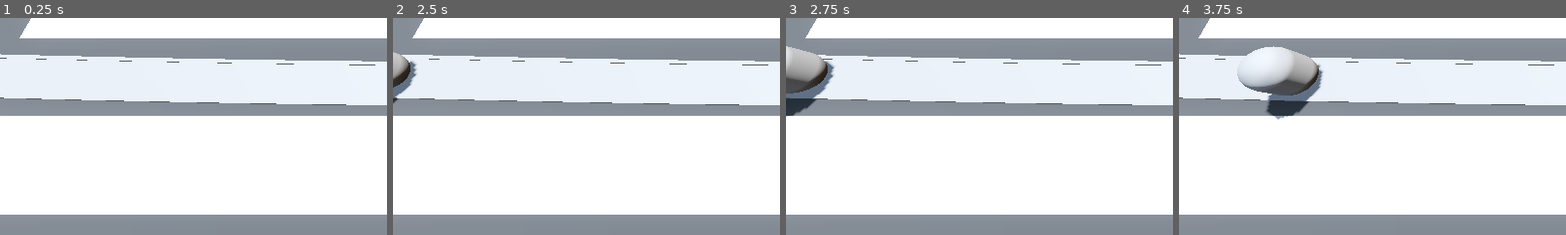
Above: before the commit, frames 1-4 (left to right).
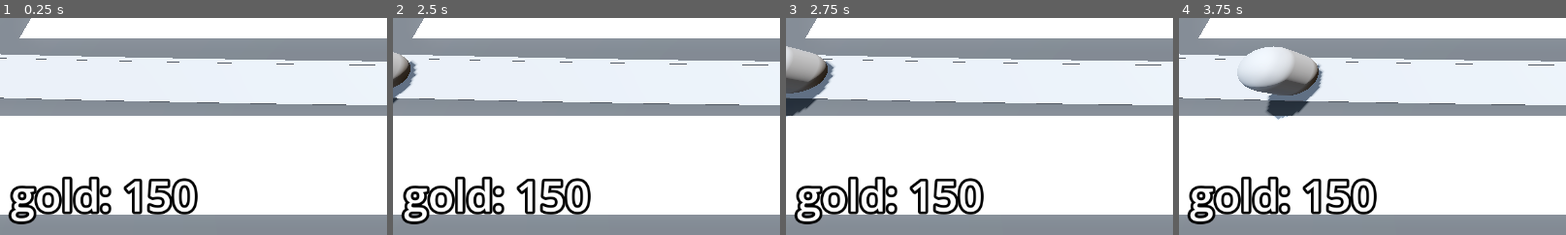
Above: after the commit, the same moments.

Repository: yubinex/barbarian-blaster
Game: Godot game, scene res://base_level.tscn
Same seed, same stepped clock (60 frames per second), same inputs: the game is played once before the commit and once after it.
Inputs (mouse positions are % of the whole screen's width and height, from its top left):
- Up to frame 1 (0.25 s): no input
- Up to frame 2 (2.5 s): tap Enter at 0.5, 2 s; move the mouse to (72, 45) at 0.52 s; click (72, 45) at 0.6 s; tap Space at 1.25 s; move the mouse to (30, 55) at 1.27 s; click (30, 55) at 1.35 s; move the mouse to (60, 28) at 2.02 s; click (60, 28) at 2.1 s
- Up to frame 3 (2.75 s): no input
- Up to frame 4 (3.75 s): move the mouse to (45, 70) at 2.77 s; click (45, 70) at 2.85 s; move the mouse to (80, 65) at 3.52 s; click (80, 65) at 3.6 s
The pictures show only the part of the screen within x 0-50%, y 50-100%; the shares and areas given below are measured in that part.

The runs differ from the first frame. In frame 1, 4.1% of the frame differs, in the area x 2-52%, y 72-96%; in frame 2, 4.1%; in frame 3, 4.1%; in frame 4, 4.1%.

Commit message:
feat: Add gold display UI component
- Added Bank node with Label to display gold in the UI
- Created bank.gd script to manage gold value and label updates
- Included UID file for script resource management and LabelSettings

Diff:
--- /dev/null
+++ b/bank.gd
@@ -0,0 +1,16 @@
+extends MarginContainer
+
+
+@export var starting_gold := 150
+
+var gold: int:
+	set(gold_in):
+		gold = max(gold_in, 0)
+
+		label.text = "gold: " + str(gold)
+
+@onready var label: Label = $Label
+
+
+func _ready() -> void:
+	gold = starting_gold
--- a/base_level.tscn
+++ b/base_level.tscn
@@ -7,6 +7,7 @@
 [ext_resource type="Script" uid="uid://bdv10n86whde2" path="res://enemy_path.gd" id="3_u2wky"]
 [ext_resource type="Script" uid="uid://do85jbekc64th" path="res://turret_manager.gd" id="5_ftfrf"]
 [ext_resource type="PackedScene" uid="uid://l73sv81ny4tb" path="res://turret/turret.tscn" id="6_u2wky"]
+[ext_resource type="Script" uid="uid://caov62uihwd8b" path="res://bank.gd" id="8_bkkah"]
 
 [sub_resource type="ProceduralSkyMaterial" id="ProceduralSkyMaterial_4sal3"]
 sky_horizon_color = Color(0.662243, 0.671743, 0.686743, 1)
@@ -30,6 +31,11 @@
 "tilts": PackedFloat32Array(0, 0, 0, 0, 0)
 }
 point_count = 5
+
+[sub_resource type="LabelSettings" id="LabelSettings_2elnx"]
+font_size = 64
+outline_size = 16
+outline_color = Color(0, 0, 0, 1)
 
 [node name="BaseLevel" type="Node3D"]
 
@@ -117,4 +123,24 @@
 turret = ExtResource("6_u2wky")
 enemy_path = NodePath("../EnemyPath")
 
+[node name="Bank" type="MarginContainer" parent="."]
+anchors_preset = 15
+anchor_right = 1.0
+anchor_bottom = 1.0
+grow_horizontal = 2
+grow_vertical = 2
+mouse_filter = 2
+theme_override_constants/margin_left = 16
+theme_override_constants/margin_top = 16
+theme_override_constants/margin_right = 16
+theme_override_constants/margin_bottom = 16
+script = ExtResource("8_bkkah")
+
+[node name="Label" type="Label" parent="Bank"]
+layout_mode = 2
+size_flags_horizontal = 0
+size_flags_vertical = 8
+text = "placeholder"
+label_settings = SubResource("LabelSettings_2elnx")
+
 [connection signal="timeout" from="EnemyPath/Timer" to="EnemyPath" method="spawn_enemy"]
Not shown, added: bank.gd.uid
Not shown: 1 places in base_level.tscn that only renumber resources
